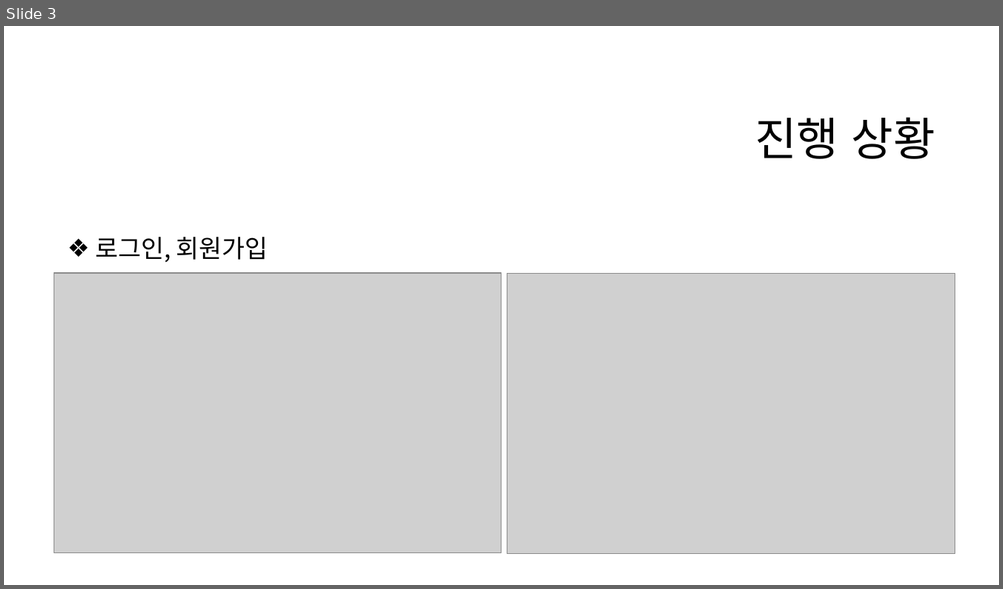
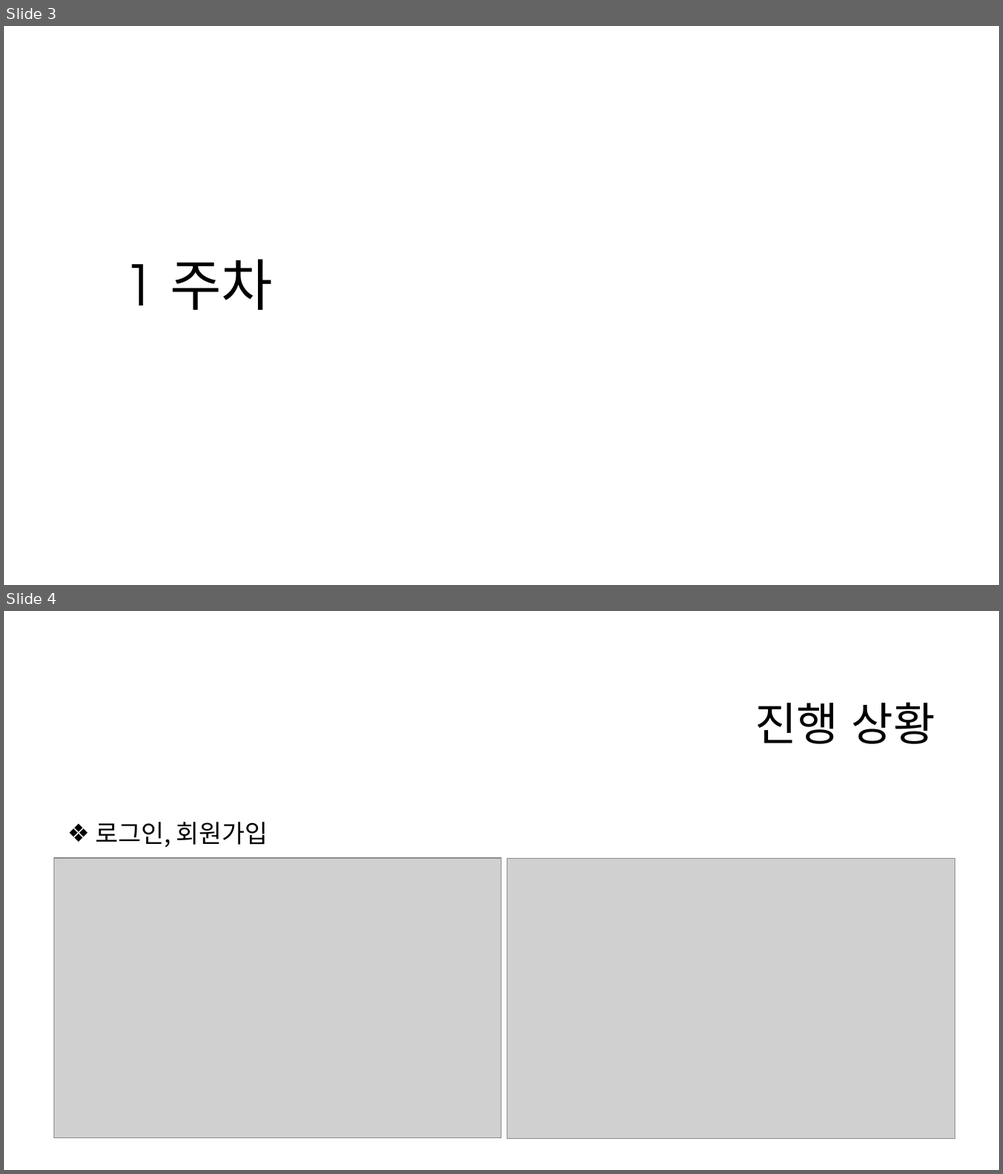
Before and after one commit to eeeeyeot/JAVATrainTicketing, a slide deck: 작업한 내용/1주차 (2020_11_16 ~ 2020_11_20)/기차 예매 프로그램 1주차.pptx. Shown one above the other, each under a label of ours: slide 3 before the commit, slides 3 and 4 after it. The pictures are 1003x589 and 1003x1174 pixels, drawn with LibreOffice and Linux fonts; fonts in the diff are those of the drawing; grey boxes stand for pictures; background and template pictures are left out. Boxes give left, top, right and bottom in pixels: in the first picture for what was removed or moved away, otherwise in the second. Text is boxed around its words. In the diff, an @@ line names an element or a change of style, - is before the commit and + after.

```diff
--- a/작업한 내용/1주차 (2020_11_16 ~ 2020_11_20)/기차 예매 프로그램 1주차.pptx
+++ b/작업한 내용/1주차 (2020_11_16 ~ 2020_11_20)/기차 예매 프로그램 1주차.pptx
@@ slide 3 added at <box>4,26,999,585</box>, background #FFFFFF @@
@@ title added at <box>123,259,273,310</box>, 54 pt, text #000000 @@
+1 주차
@@ what was slide 3 is now slide 4 @@
```
Also in this commit, not shown: 3 slides changed, 5 other slides added, 14 other files.
